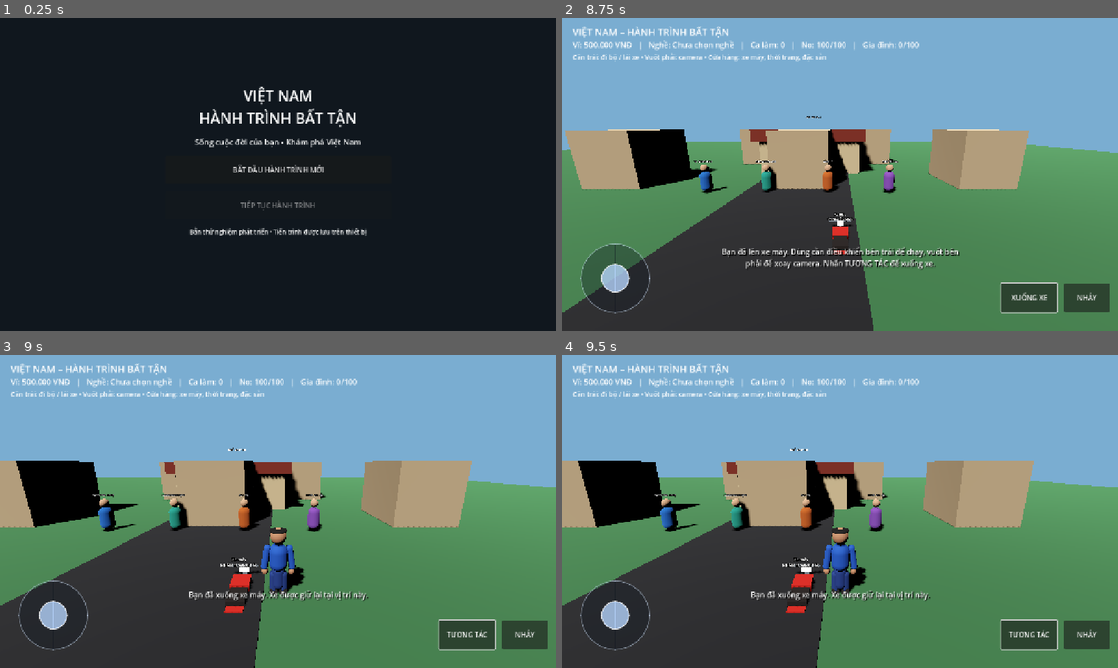
Above: before the commit, frames 1-4 (two rows, left to right).
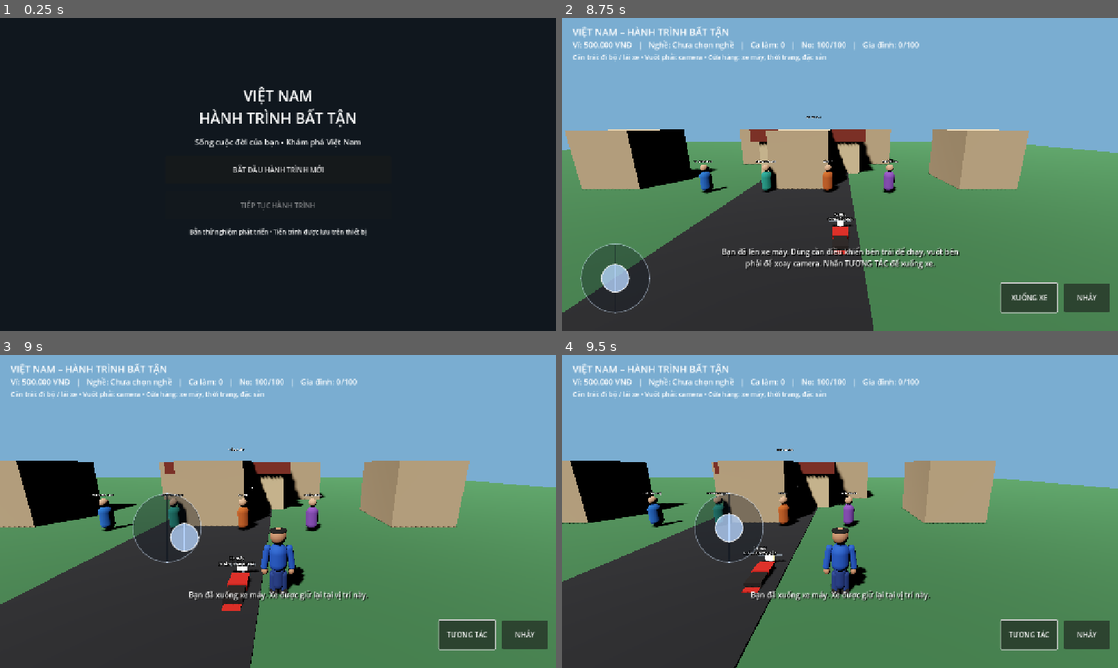
Above: after the commit, the same moments.

Repository: temu838655-dev/Vi-t-Nam-Du-L-ch
Game: Godot game, scene res://scenes/main.tscn
Two runs of this game, one before a commit and one after it. Both use one fixed random seed, a clock stepped at 60 frames per second and the inputs below.
Inputs (mouse positions are in pixels of both pictures, inside the frame that each line leads up to):
- Up to frame 1 (0.25 s): no input
- Up to frame 2 (8.75 s): click "BẮT ĐẦU HÀNH TRÌNH MỚI" at 0.5 s; click "NHẢY" at 1.25 s; click "TƯƠNG TÁC" at 2 s; click "XUỐNG XE" at 2.75 s; click "NHẢY" at 3.5 s; click "TƯƠNG TÁC" at 4.25 s; click "XUỐNG XE" at 5 s; click "NHẢY" at 5.75 s; click "TƯƠNG TÁC" at 6.5 s; click "XUỐNG XE" at 7.25 s; tap Enter at 8 s; move the mouse to (962, 158) at 8.02 s; click (962, 158) at 8.17 s
- Up to frame 3 (9 s): tap Space at 8.75 s; drag from (166, 527) to (250, 574) at 8.77 s
- Up to frame 4 (9.5 s): no input

Frames 1-2 are identical in both runs. In frame 3, 3.5% of the frame differs, in the area x 0-89%, y 29-100%; in frame 4, 15%, in the area x 0-100%, y 29-100%.

Commit message:
Restore touch controls alongside shop interface

Diff:
--- a/Godot/scripts/mobile_hud.gd
+++ b/Godot/scripts/mobile_hud.gd
@@ -267,3 +267,38 @@
 	if is_instance_valid(shop_overlay):
 		shop_overlay.queue_free()
 	shop_overlay = null
+
+
+func _unhandled_input(event: InputEvent) -> void:
+	if event is InputEventScreenTouch:
+		if event.pressed:
+			if event.position.x < get_viewport().get_visible_rect().size.x * 0.45 and joystick_touch == -1:
+				joystick_touch = event.index
+				var viewport_size := get_viewport().get_visible_rect().size
+				var base_position: Vector2 = event.position - joystick_base.size * 0.5
+				base_position.x = clampf(base_position.x, 8.0, viewport_size.x - joystick_base.size.x - 8.0)
+				base_position.y = clampf(base_position.y, 8.0, viewport_size.y - joystick_base.size.y - 8.0)
+				joystick_base.position = base_position
+				joystick_origin = event.position
+				joystick_knob.position = (joystick_base.size - joystick_knob.size) * 0.5
+			elif look_touch == -1:
+				look_touch = event.index
+		else:
+			if event.index == joystick_touch:
+				joystick_touch = -1
+				if player:
+					player.set_mobile_move(Vector2.ZERO)
+				move_vector = Vector2.ZERO
+				if is_instance_valid(joystick_knob):
+					joystick_knob.position = (joystick_base.size - joystick_knob.size) * 0.5
+			if event.index == look_touch:
+				look_touch = -1
+	elif event is InputEventScreenDrag:
+		if event.index == joystick_touch:
+			move_vector = (event.position - joystick_origin).limit_length(58.0) / 58.0
+			joystick_knob.position = (joystick_base.size - joystick_knob.size) * 0.5 + move_vector * 46.0
+			if player:
+				player.set_mobile_move(move_vector)
+		elif event.index == look_touch:
+			if player:
+				player.add_mobile_look(event.relative)
